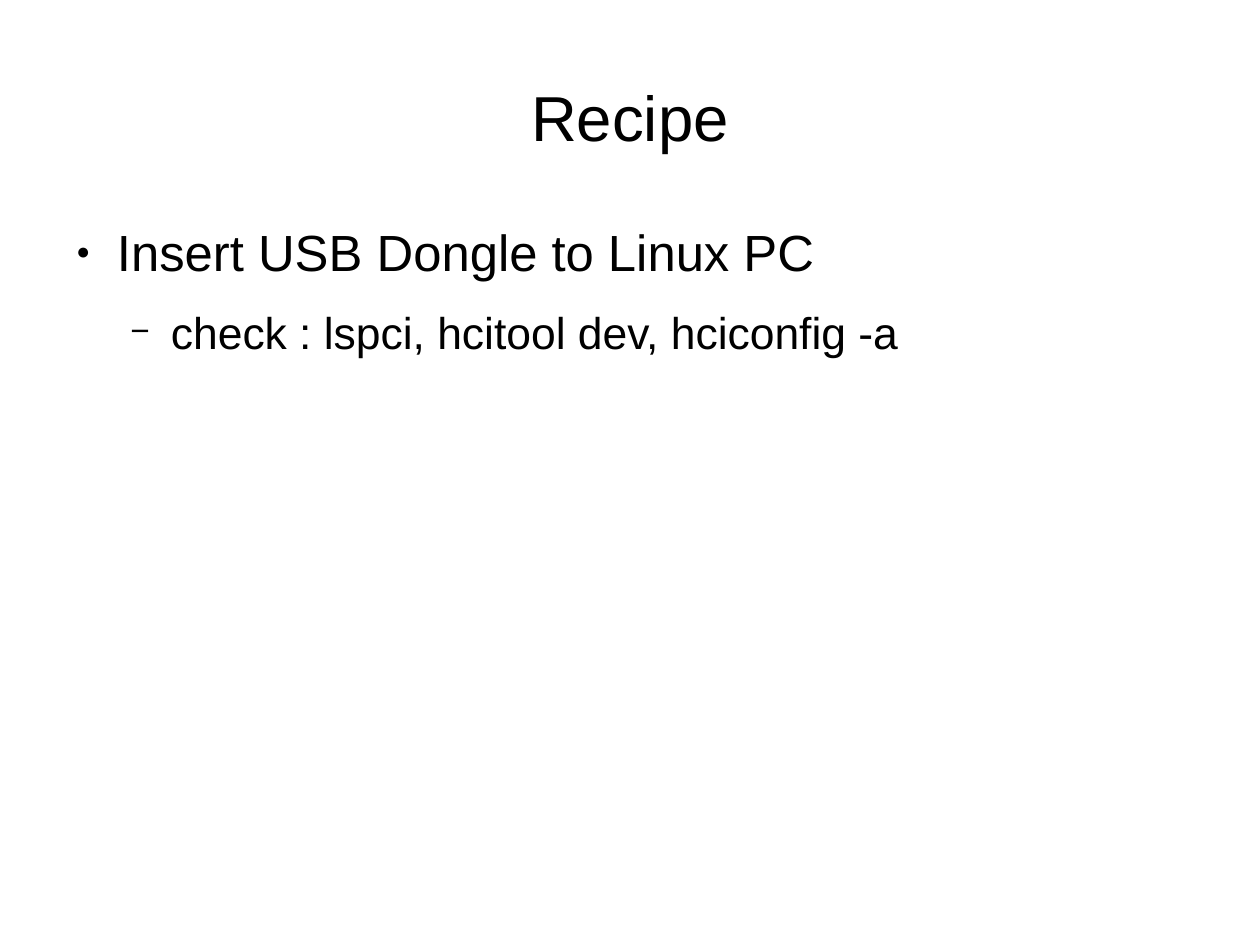
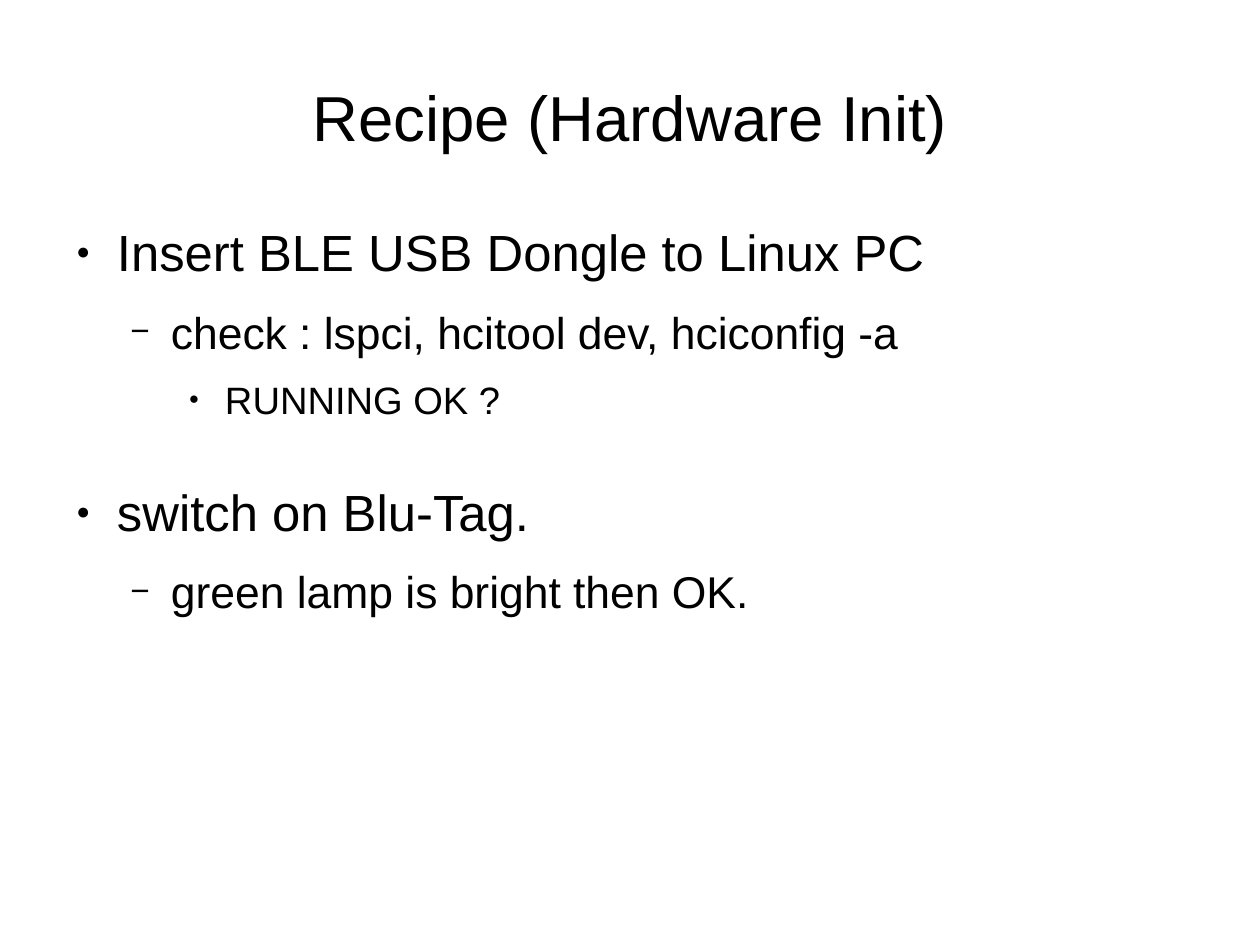
Before and after one commit to andromedroid/ame, a slide deck: slide 20 of doc/ble/ring_blu-tag_from_linux.odp (slide 17 before the commit). Drawn at 1260x945 pixels with LibreOffice and Linux fonts; fonts in the diff are those of the drawing. Boxes give left, top, right and bottom in pixels: in the first picture for what was removed or moved away, otherwise in the second. Text is boxed around its words. In the diff, an @@ line names an element or a change of style, - is before the commit and + after.

```diff
--- a/doc/ble/ring_blu-tag_from_linux.odp
+++ b/doc/ble/ring_blu-tag_from_linux.odp
@@ title at [313,95,947,153]: text changed @@
-Recipe
+Recipe (Hardware Init)
@@ text at [117,234,925,282]: text changed @@
-● Insert USB Dongle to Linux PC
+● Insert BLE USB Dongle to Linux PC
@@ text at [117,387,748,618]: paragraphs added @@
+    ● RUNNING OK ?
+● switch on Blu-Tag.
+  − green lamp is bright then OK.
```
Also in this commit, not shown: 5 other slides changed, 12 slides added.
